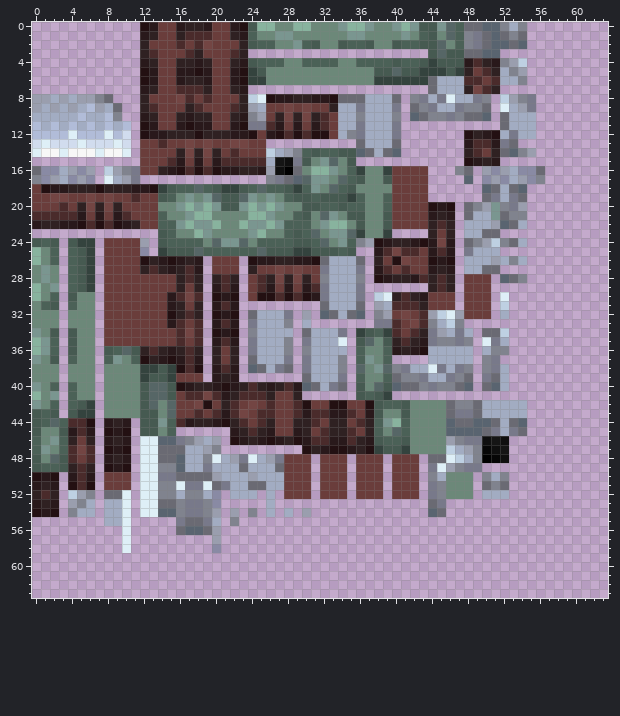
Edited in one commit: pixel-art sprite (src/main/resources/assets/scguns/textures/animated/gun/keteriya.png). The picture above is the old version.
The file is 64x64 pixels.
Now the later version:
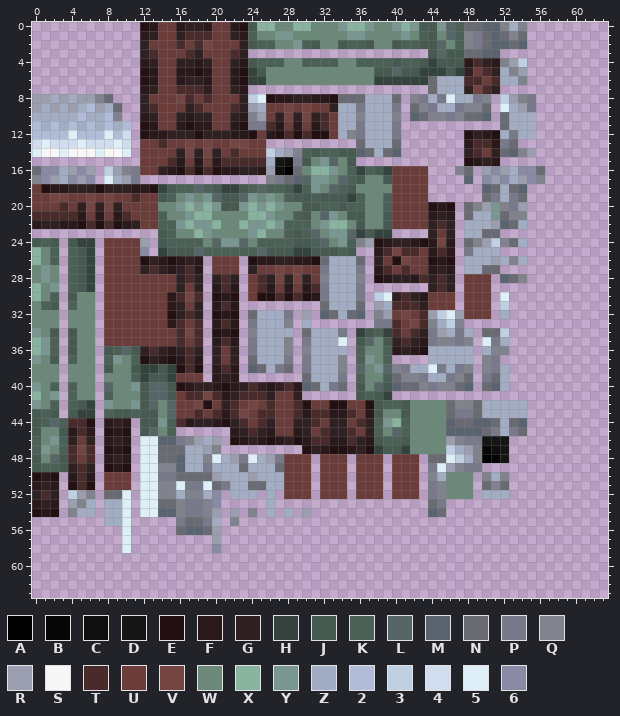
Palette (. is transparent): A #000000  B #060606  C #0f0f0f  D #151515  E #231012  F #29191b  G #2f2122  H #34433e  J #465a51  K #4b6157  L #566666  M #596470  N #6a6a73  P #78798a  Q #80838e  R #9a9eae  S #f7f7f7  T #4a2b2b  U #6a3d3b  V #734543  W #6c8879  X #88b39e  Y #7a9690  Z #a2acc2  2 #b1bcd8  3 #bed0e2  4 #d1dcee  5 #deeff7  6 #898aa4
From old to new:
Changed rows in their new state; - is an unchanged pixel.
first column x 37:
16 KJ
first column x 37:
23 JH
first column x 8:
38 J--J-----------------------------------------
39 ---K-----------------------------------------
40 L--Y-----------------------------------------
41 K--------------------------------------------
42 Y--Y-----------------------------------------
43 KJJK-----------------------------------------
45 -----L---------------------------------------
46 ------------------------------------------D-D
48 --------------------------------------------D
